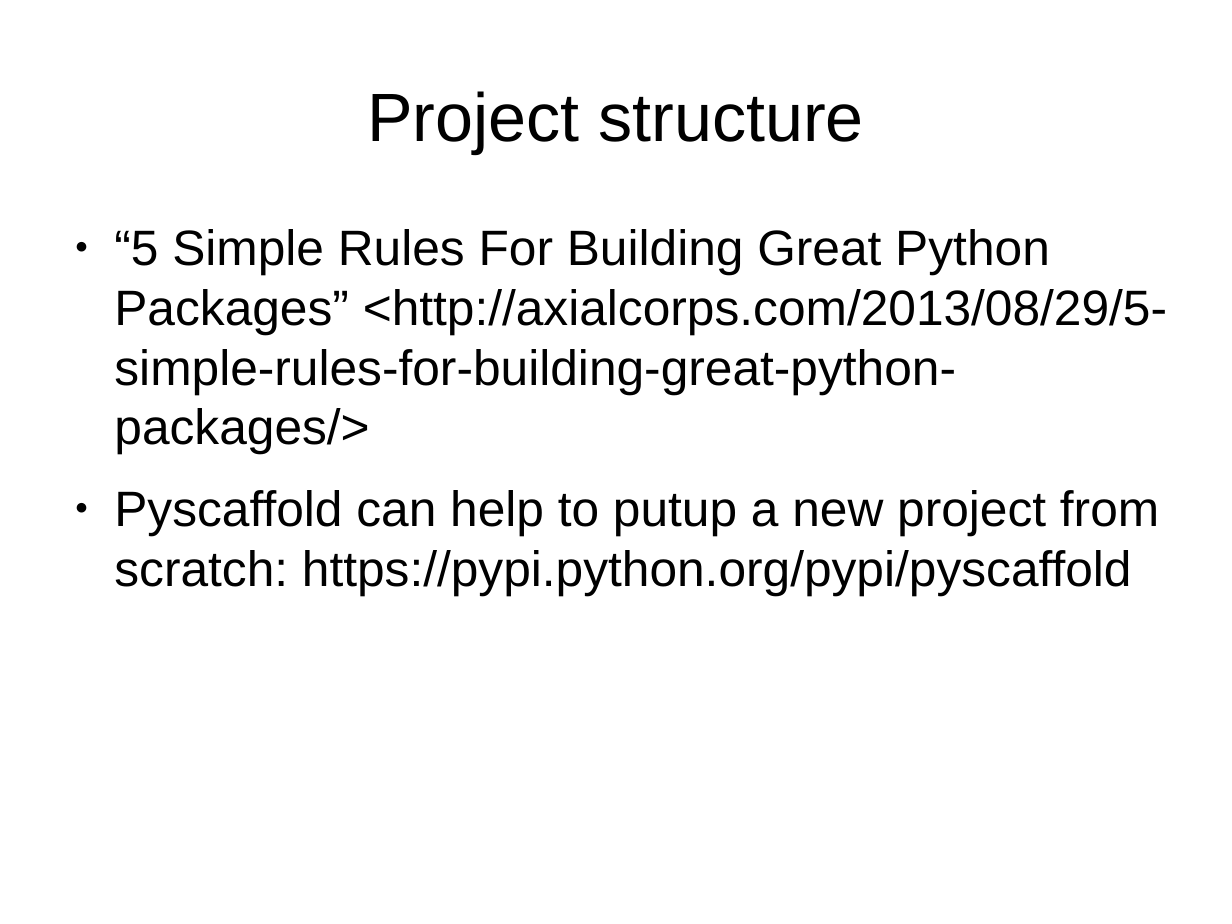
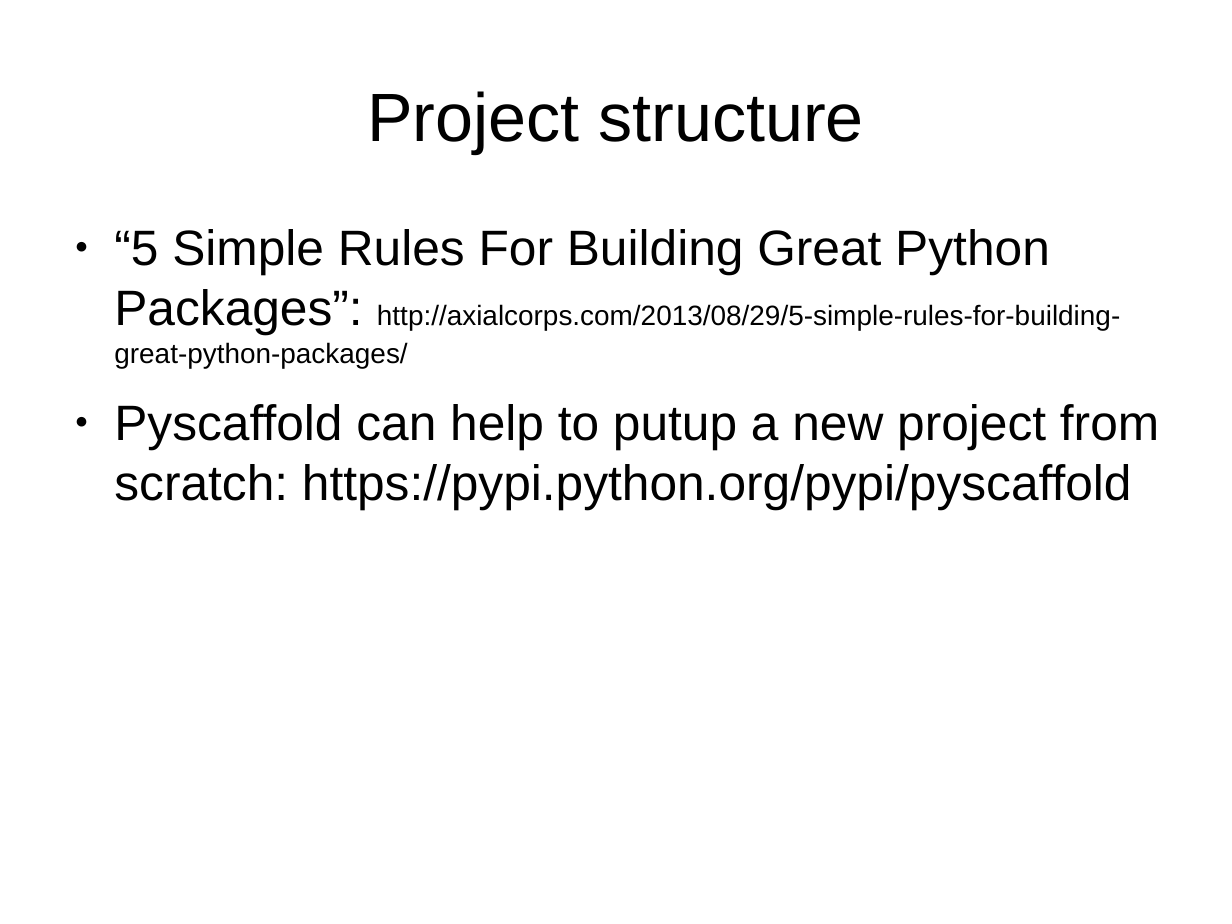
Before and after one commit to roskakori/talks, a slide deck: slide 19 of pygraz/opensourceprojects/Open source projects with Python.odp (slide 18 before the commit). Drawn at 1232x924 pixels with LibreOffice and Linux fonts; fonts in the diff are those of the drawing. Boxes give left, top, right and bottom in pixels: in the first picture for what was removed or moved away, otherwise in the second. Text is boxed around its words. In the diff, an @@ line names an element or a change of style, - is before the commit and + after.

```diff
--- a/pygraz/opensourceprojects/Open source projects with Python.odp
+++ b/pygraz/opensourceprojects/Open source projects with Python.odp
@@ text at bbox=[114, 229, 1120, 368]: text changed; size 32 to 18 pt @@
-● “5 Simple Rules For Building Great Python Packages” <http://axialcorps.com/2013/08/29/5-simple-rules-for-building-great-python-packages/>
+● “5 Simple Rules For Building Great Python Packages”: http://axialcorps.com/2013/08/29/5-simple-rules-for-building-great-python-packages/
```
Also in this commit, not shown: 12 other slides changed, 10 slides added, 2 slides removed.
